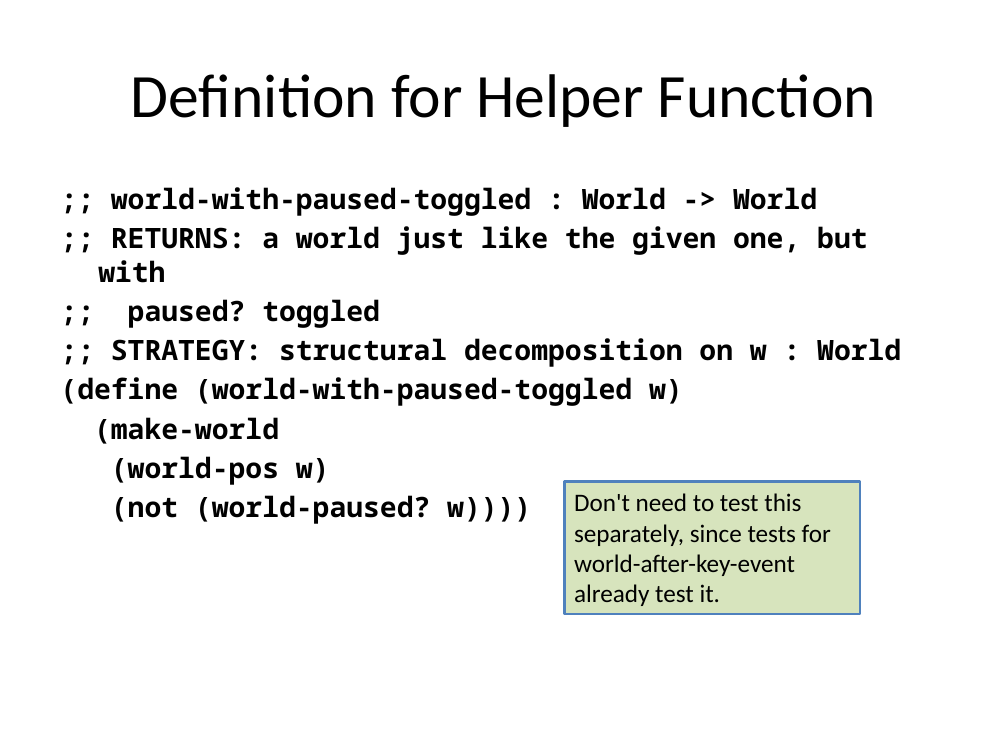
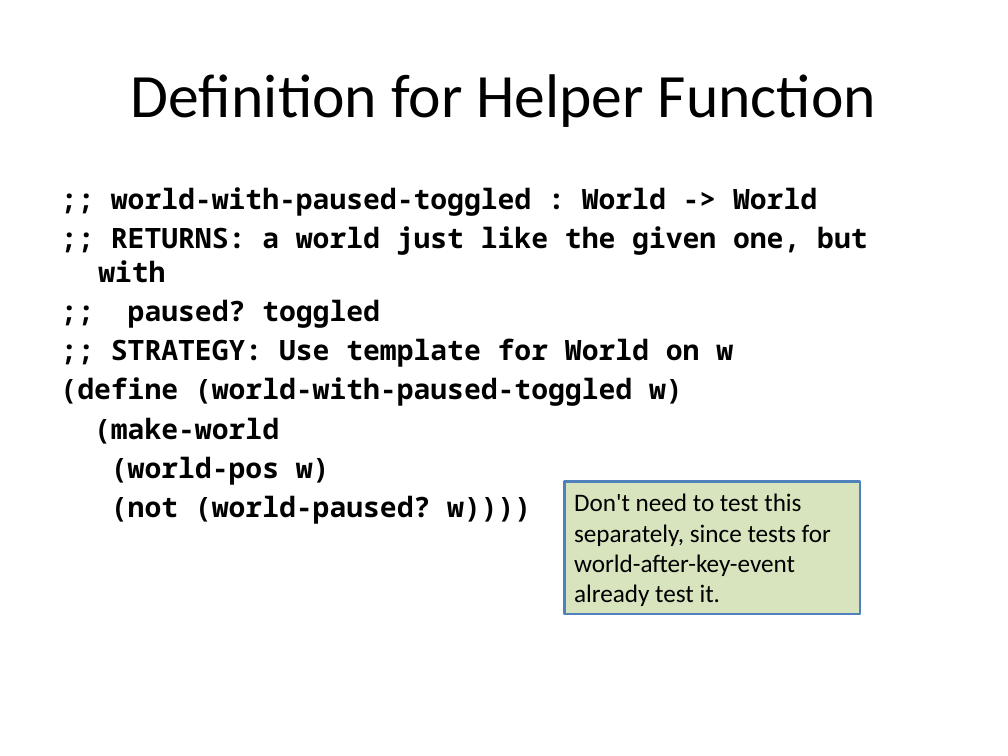
Before and after one commit to mwand/cs5010f16, a slide deck: slide 31 of Slides/Lesson 3.1 Introduction to Universe Programs.pptx. Drawn at 1008x756 pixels with LibreOffice and Linux fonts; fonts in the diff are those of the drawing. Boxes give left, top, right and bottom in pixels: in the first picture for what was removed or moved away, otherwise in the second. Text is boxed around its words. In the diff, an @@ line names an element or a change of style, - is before the commit and + after.

```diff
--- a/Slides/Lesson 3.1 Introduction to Universe Programs.pptx
+++ b/Slides/Lesson 3.1 Introduction to Universe Programs.pptx
@@ text at (111,338,733,367): text changed @@
-;; STRATEGY: structural decomposition on w : World
+;; STRATEGY: Use template for World on w
```
Also in this commit, not shown: 6 other slides changed, 1 other file.
